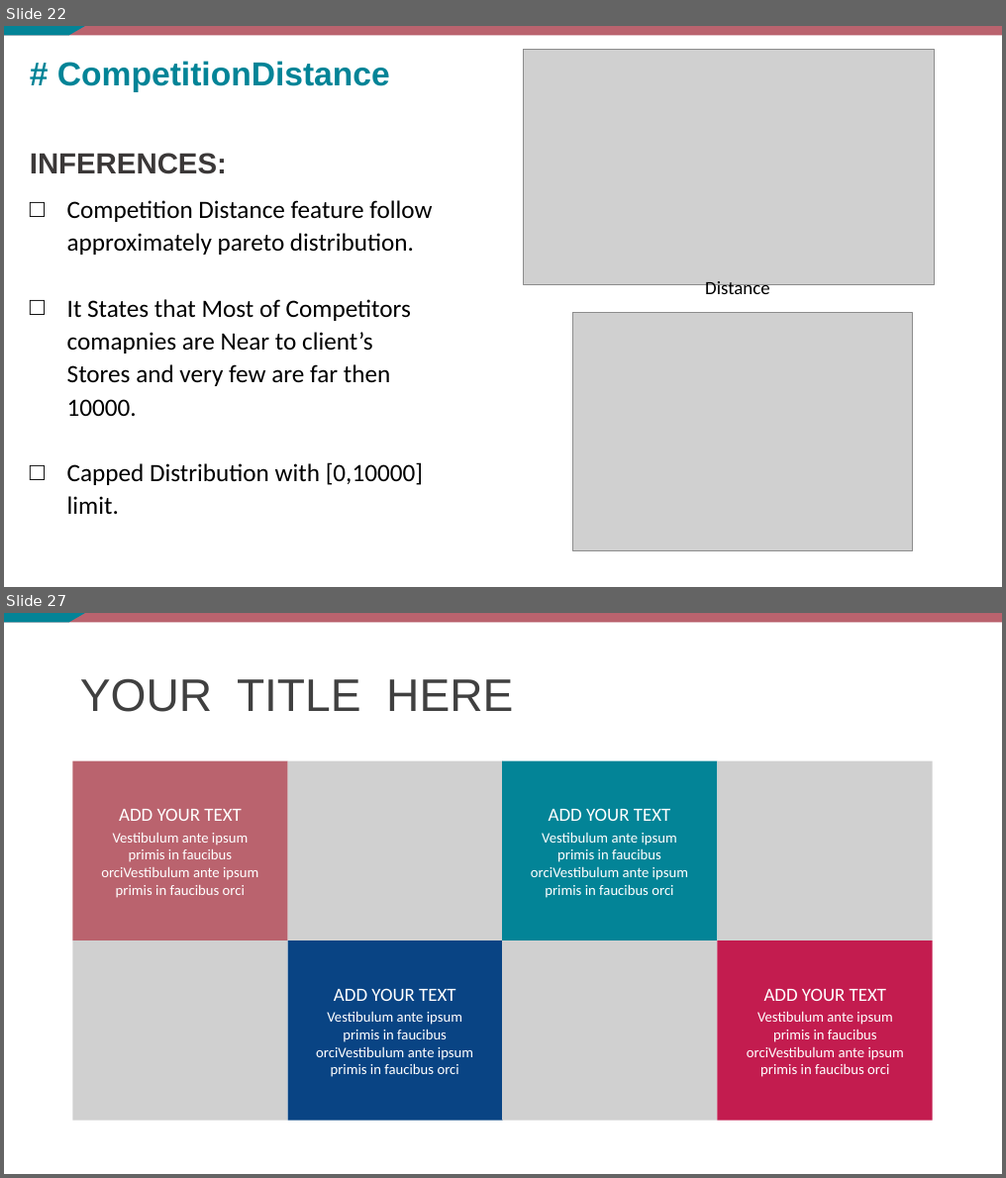
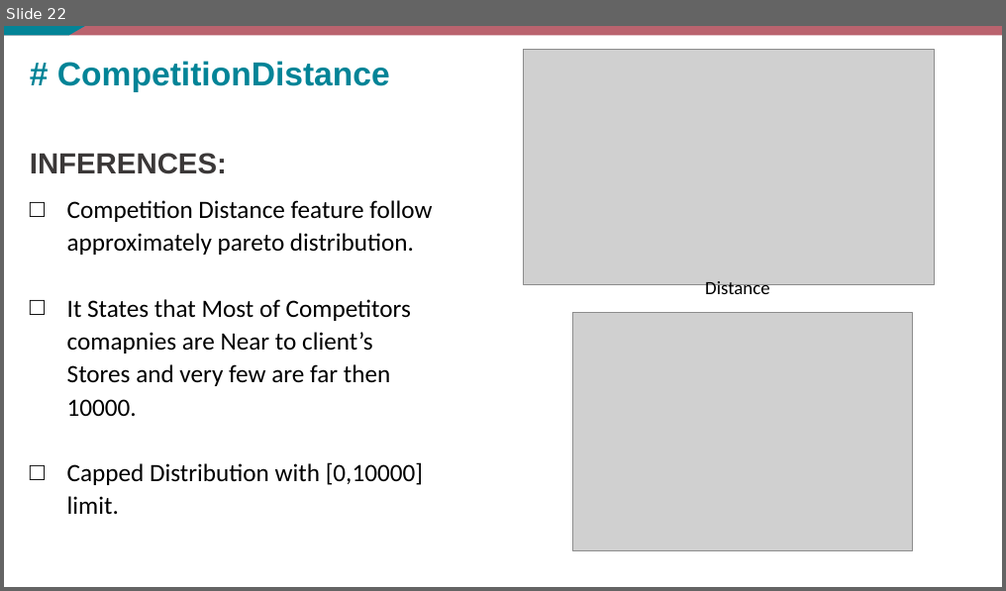
Before and after one commit to akesh-0909/Sales-Analysis-and-forecasting, a slide deck: BUSINESS REPORTS.pptx. Shown one above the other, each under a label of ours: slides 22 and 27 before the commit, slide 22 after it; the slides between them are not shown. The pictures are 1006x1178 and 1006x591 pixels, drawn with LibreOffice and Linux fonts; fonts in the diff are those of the drawing; grey boxes stand for pictures. Boxes give left, top, right and bottom in pixels: in the first picture for what was removed or moved away, otherwise in the second. Text is boxed around its words. In the diff, an @@ line names an element or a change of style, - is before the commit and + after.

```diff
--- a/BUSINESS REPORTS.pptx
+++ b/BUSINESS REPORTS.pptx
@@ slide 27 removed at (x1=4, y1=613, x2=1002, y2=1174), background #FFFFFF; not listed: 2 template elements that a slide beside it also shows @@
@@ title removed at (x1=80, y1=678, x2=513, y2=712) @@
-YOUR TITLE HERE
@@ rectangle removed at (x1=73, y1=761, x2=288, y2=941) @@
@@ picture removed at (x1=288, y1=761, x2=503, y2=941) @@
@@ rectangle removed at (x1=503, y1=761, x2=718, y2=941) @@
@@ picture removed at (x1=718, y1=761, x2=933, y2=941) @@
@@ text removed at (x1=119, y1=809, x2=241, y2=821) @@
-ADD YOUR TEXT
@@ text removed at (x1=548, y1=808, x2=670, y2=821) @@
-ADD YOUR TEXT
@@ text removed at (x1=101, y1=833, x2=258, y2=898) @@
-Vestibulum ante ipsum primis in faucibus orciVestibulum ante ipsum primis in faucibus orci
@@ text removed at (x1=531, y1=832, x2=688, y2=898) @@
-Vestibulum ante ipsum primis in faucibus orciVestibulum ante ipsum primis in faucibus orci
@@ picture removed at (x1=73, y1=941, x2=288, y2=1121) @@
@@ rectangle removed at (x1=288, y1=941, x2=503, y2=1121) @@
@@ picture removed at (x1=503, y1=941, x2=718, y2=1121) @@
@@ rectangle removed at (x1=718, y1=941, x2=933, y2=1121) @@
@@ text removed at (x1=334, y1=988, x2=455, y2=1001) @@
-ADD YOUR TEXT
@@ text removed at (x1=764, y1=988, x2=886, y2=1001) @@
-ADD YOUR TEXT
@@ text removed at (x1=316, y1=1011, x2=473, y2=1077) @@
-Vestibulum ante ipsum primis in faucibus orciVestibulum ante ipsum primis in faucibus orci
@@ text removed at (x1=746, y1=1011, x2=904, y2=1077) @@
-Vestibulum ante ipsum primis in faucibus orciVestibulum ante ipsum primis in faucibus orci
```
Also in this commit, not shown: 2 slides changed, 6 slides added, 17 other slides removed.
